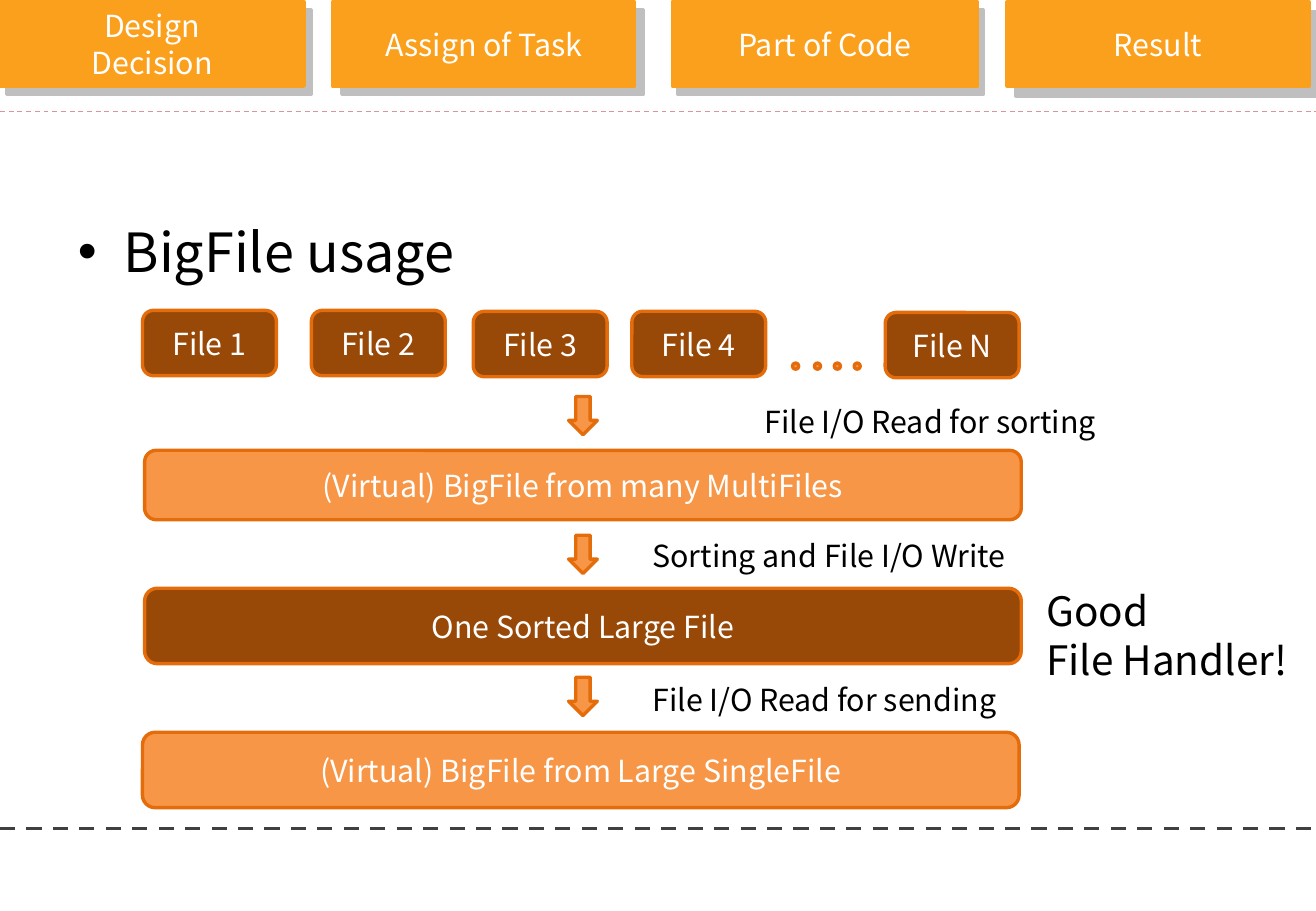
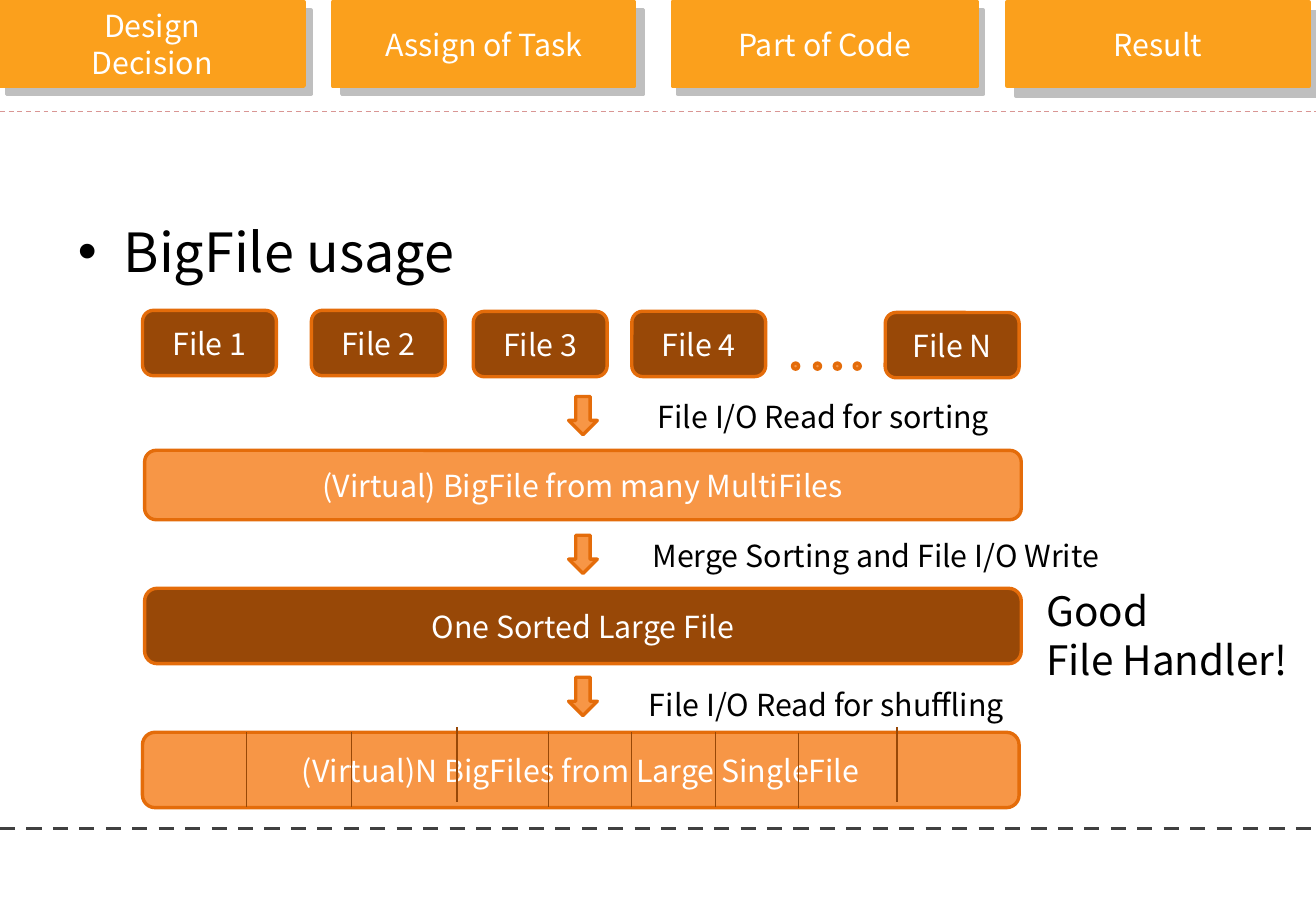
Before and after one commit to clover3/orange, a slide deck: slide 13 of Document/orange_progress.pptx. Drawn at 1316x911 pixels with LibreOffice and Linux fonts; fonts in the diff are those of the drawing; background and template pictures are left out. Boxes give left, top, right and bottom in pixels: in the first picture for what was removed or moved away, otherwise in the second. Text is boxed around its words. In the diff, an @@ line names an element or a change of style, - is before the commit and + after.

Commit message:
edit PPT

```diff
--- a/Document/orange_progress.pptx
+++ b/Document/orange_progress.pptx
@@ text "File I/O Read for sorting": place and size @@
-text "File I/O Read for sorting" at box(765, 408, 1096, 441)
+text "File I/O Read for sorting" at box(658, 403, 989, 436)
@@ text at box(652, 542, 1099, 575): text changed @@
-Sorting and File I/O Write
+Merge Sorting and File I/O Write
@@ text at box(649, 691, 1004, 724): text changed @@
-File I/O Read for sending
+File I/O Read for shuffling
@@ line added from (247, 733) to (247, 807), #984807 0.75 pt @@
@@ line added from (352, 733) to (352, 807), #984807 0.75 pt @@
@@ line added from (457, 728) to (457, 802), #984807 0.75 pt @@
@@ line added from (548, 733) to (548, 807), #984807 0.75 pt @@
@@ line added from (632, 733) to (632, 807), #984807 0.75 pt @@
@@ line added from (716, 733) to (716, 807), #984807 0.75 pt @@
@@ line added from (798, 734) to (798, 808), #984807 0.75 pt @@
@@ line added from (898, 728) to (898, 802), #984807 0.75 pt @@
@@ text in rounded rectangle at box(302, 751, 859, 790): text changed @@
-(Virtual) BigFile from Large SingleFile
+(Virtual)N BigFiles from Large SingleFile
```
Also in this commit, not shown: 7 other slides changed, 2 slides added.
